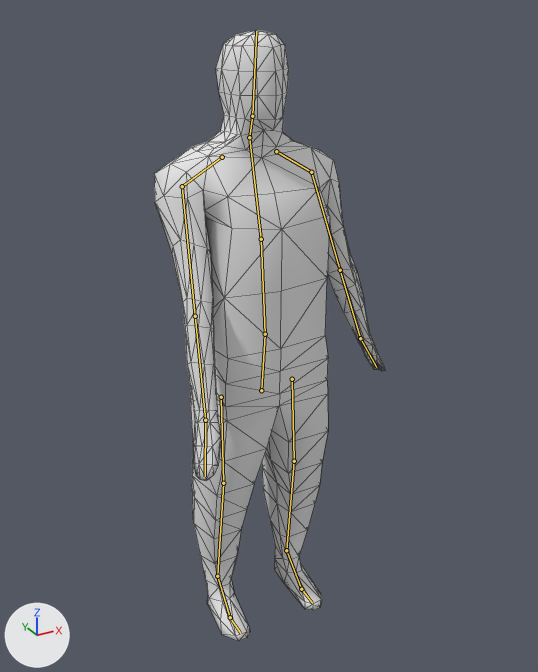
Before and after pictures for a commit that changed the Blender file Atmosphere Horror Game/Assets/Models/Blender Files/man.blend.
One viewpoint serves both versions: a 50 mm lens placed at (-1.86, -3.47, 3.69), pointed at (0.09, 0.07, 1.92). The axes (+X, +Y, +Z) are drawn at lower left. The lights are the same throughout. Both versions are drawn at frame 1 of the action 'ArmRightWalk'; the numbers are the values there. The bones that bend it are drawn over the model as lines. Mesh edges are drawn as thin lines.
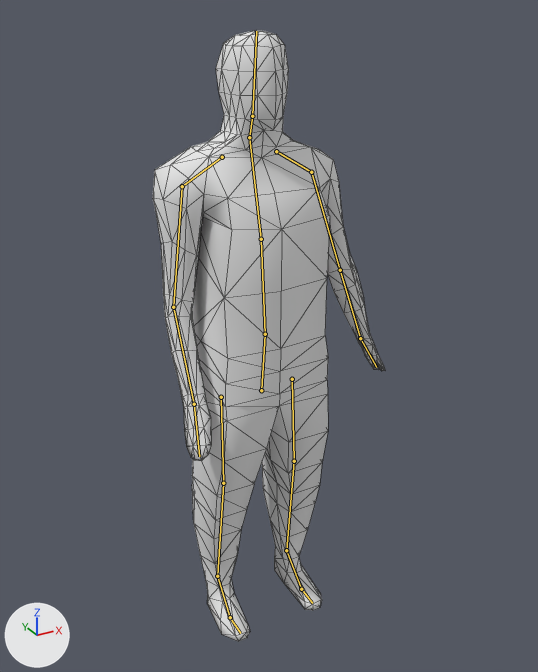
Scene script edits in JSON lines:
```json
{"block": "bone_lowarmright", "where": "bone_lowarmright = bpy.data.objects['Armature'].pose.bones['lowArmRight']  # child of 'UpArm.Right'"}
{"op": "set", "path": "bone_lowarmright.rotation_quaternion", "old": "(1.0, 0.0, 0.0, 0.0)", "new": "(0.999, 0.008, -0.035, -0.026)", "note": "degrees (0, 0, 0) -> degrees (1, -4, -3)"}
{"block": "bone_arm_ik_right", "where": "bone_arm_ik_right = bpy.data.objects['Armature'].pose.bones['Arm.IK.Right']"}
{"op": "set", "path": "bone_arm_ik_right.location", "old": "(0.33, -0.5, -0.09)", "new": "(0.38, -0.21, -0.03)"}
```

Boxes (x1, y1, x2, y2) around the edits, measured in the pictures (538 x 672 px):
```json
{"object": "Cube", "change": "posed", "before": [154, 30, 385, 641], "after": [153, 30, 385, 641]}
{"bone": "lowArmRight", "before": "(195, 316) to (205, 420)", "after": "(173, 307) to (194, 404)"}
```
